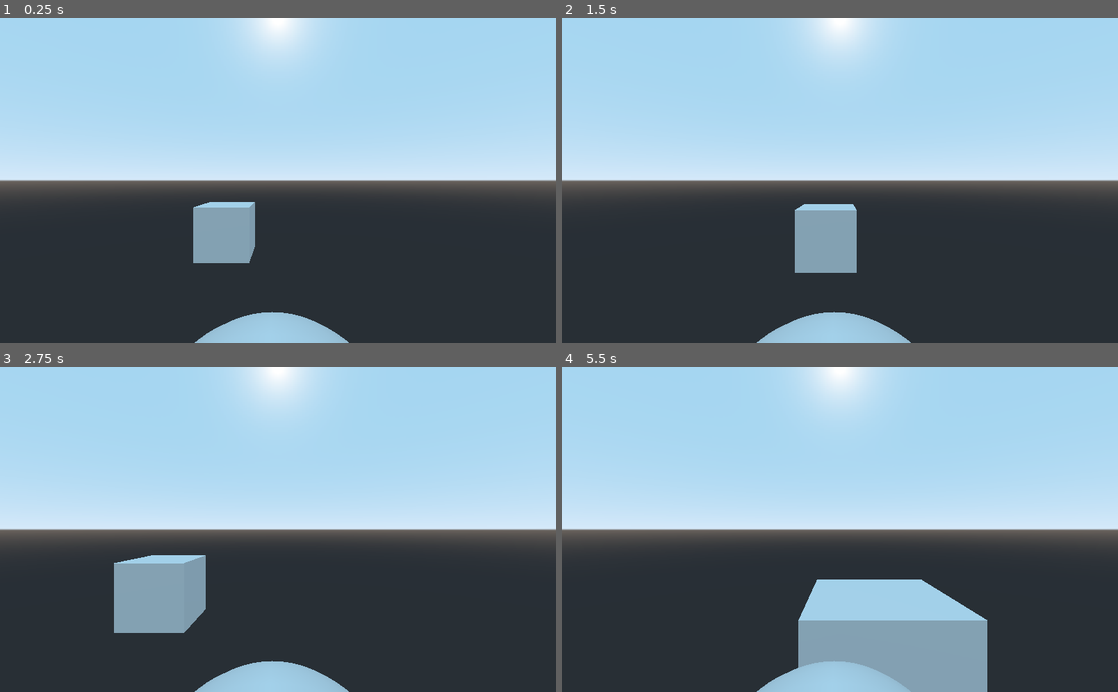
Above: before the commit, frames 1-4 (two rows, left to right).
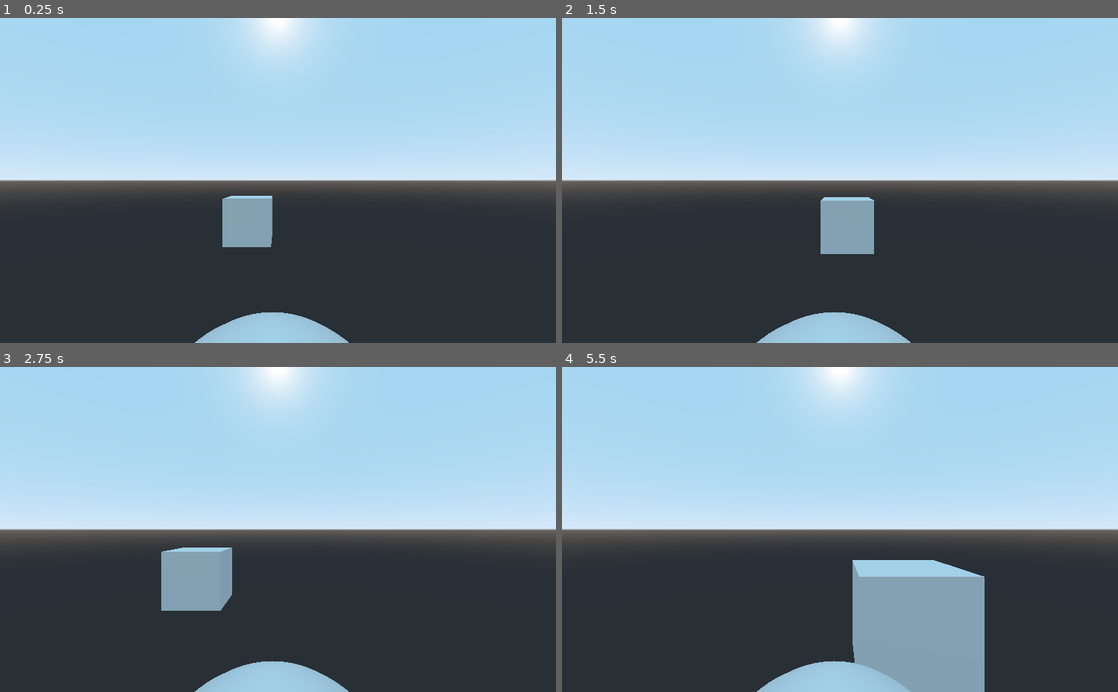
Above: after the commit, the same moments.

Repository: ClarkThyLord/Speed-Trash
Game: Godot game, scene res://Spatial.tscn
The game is run twice, just before and just after one commit, with the same random seed, the same clock (stepped at 60 frames per second) and the same inputs. Before the commit the project has no main scene; this scene is started directly in both runs.
Inputs:
- Up to frame 1 (0.25 s): no input
- Up to frame 2 (1.5 s): hold Right (ui_right) 0.53-1.28 s; hold Left (ui_left) from 1.28 s (still down)
- Up to frame 3 (2.75 s): release Left (ui_left) at 2.03 s; hold Right (ui_right) from 2.03 s (still down)
- Up to frame 4 (5.5 s): release Right (ui_right) at 3.53 s; hold Left (ui_left) from 3.53 s (still down)

The runs differ from the first frame. In frame 1, 1.9% of the frame differs, in the area x 34-49%, y 54-76%; in frame 2, 2.1%; in frame 3, 3.5%; in frame 4, 6.6%, in the area x 42-77%, y 59-100%.

Commit message:
imprime choque si se tocan los objetos

Diff:
--- a/MeshInstance.gd
+++ b/MeshInstance.gd
@@ -1,8 +1,14 @@
-extends MeshInstance
+extends KinematicBody
 
 
 func _process(delta):
-	translation.z += 10 * delta
+
 	if translation.z >= 0.715:
 		translation.z = -10.795
 		translation.x = rand_range(-5, 5)
+
+func _physics_process(delta):
+
+	var choque = move_and_collide(Vector3(0,0,10 * delta))
+	if (choque is KinematicCollision):
+		print("Choque")
--- a/Spatial.gd
+++ b/Spatial.gd
@@ -1,4 +1,4 @@
-extends Spatial
+extends KinematicBody
 
 
 
@@ -7,3 +7,16 @@
 		translation.x += 10 * delta
 	if Input.is_action_pressed("ui_left") and translation.x > -5:
 		translation.x -= 10 * delta
+
+#func is_colliding():
+	#var normal = get_collision_normal()
+	#movimiento = normal.slide(movimiento)
+	#velocidad = normal.slide(velocidad)
+	#move(movimiento)
+	#if(normal.y < 0):
+		#salto = false
+
+#func procesar_colision():
+	#var obj_colision = get_collider()
+	#if(obj_colision.is_in_group("MeshInstance")):
+		#print("Choque")
--- a/Spatial.tscn
+++ b/Spatial.tscn
@@ -1,18 +1,24 @@
-[gd_scene load_steps=5 format=2]
+[gd_scene load_steps=7 format=2]
 
 [ext_resource path="res://Spatial.gd" type="Script" id=1]
 [ext_resource path="res://MeshInstance.gd" type="Script" id=2]
 
 [sub_resource type="CapsuleMesh" id=1]
 
-[sub_resource type="CubeMesh" id=2]
+[sub_resource type="CapsuleShape" id=2]
+height = 0.43381
+
+[sub_resource type="BoxShape" id=4]
+
+[sub_resource type="CubeMesh" id=5]
 
 [node name="Spatial" type="Spatial"]
 
-[node name="Bus" type="Spatial" parent="."]
+[node name="Bus" type="KinematicBody" parent="."]
 script = ExtResource( 1 )
 
 [node name="MeshInstance" type="MeshInstance" parent="Bus"]
+transform = Transform( 1, 0, 0, 0, 1, 0, 0, 0, 1, -0.743756, -0.208828, 1.23485 )
 mesh = SubResource( 1 )
 material/0 = null
 
@@ -20,8 +26,20 @@
 transform = Transform( 1, 0, 0, 0, 1, 0, 0, 0, 1, 0.0485432, 2, 1 )
 current = true
 
-[node name="MeshInstance" type="MeshInstance" parent="."]
+[node name="CollisionShape" type="CollisionShape" parent="Bus"]
+transform = Transform( 0.99906, 0, -0.0433578, 0, 1, 0, 0.0433578, 0, 0.99906, 0.371028, 0.388775, 2.0351 )
+shape = SubResource( 2 )
+
+[node name="MeshInstance" type="KinematicBody" parent="." groups=[
+"MeshInstance",
+]]
 transform = Transform( 1, 0, 0, 0, 1, 0, 0, 0, 1, -1.98369, 0.038, -10.8371 )
-mesh = SubResource( 2 )
+script = ExtResource( 2 )
+
+[node name="CollisionShape" type="CollisionShape" parent="MeshInstance"]
+transform = Transform( 1, 0, 0, 0, 1, 0, 0, 0, 1, 0, 0, -0.041584 )
+shape = SubResource( 4 )
+
+[node name="MeshInstance" type="MeshInstance" parent="MeshInstance"]
+mesh = SubResource( 5 )
 material/0 = null
-script = ExtResource( 2 )
--- a/project.godot
+++ b/project.godot
@@ -16,6 +16,7 @@
 [application]
 
 config/name="Speed-Trash"
+run/main_scene="res://Spatial.tscn"
 config/icon="res://icon.png"
 
 [rendering]
